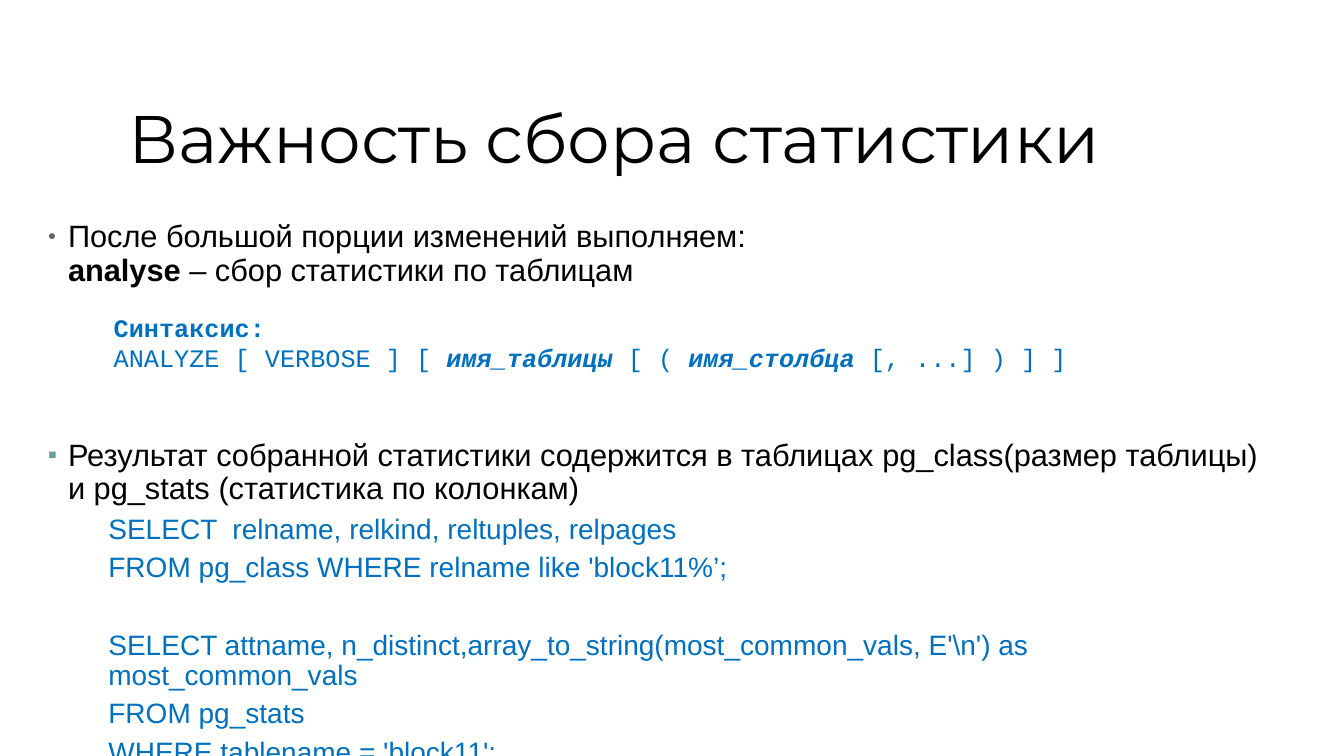
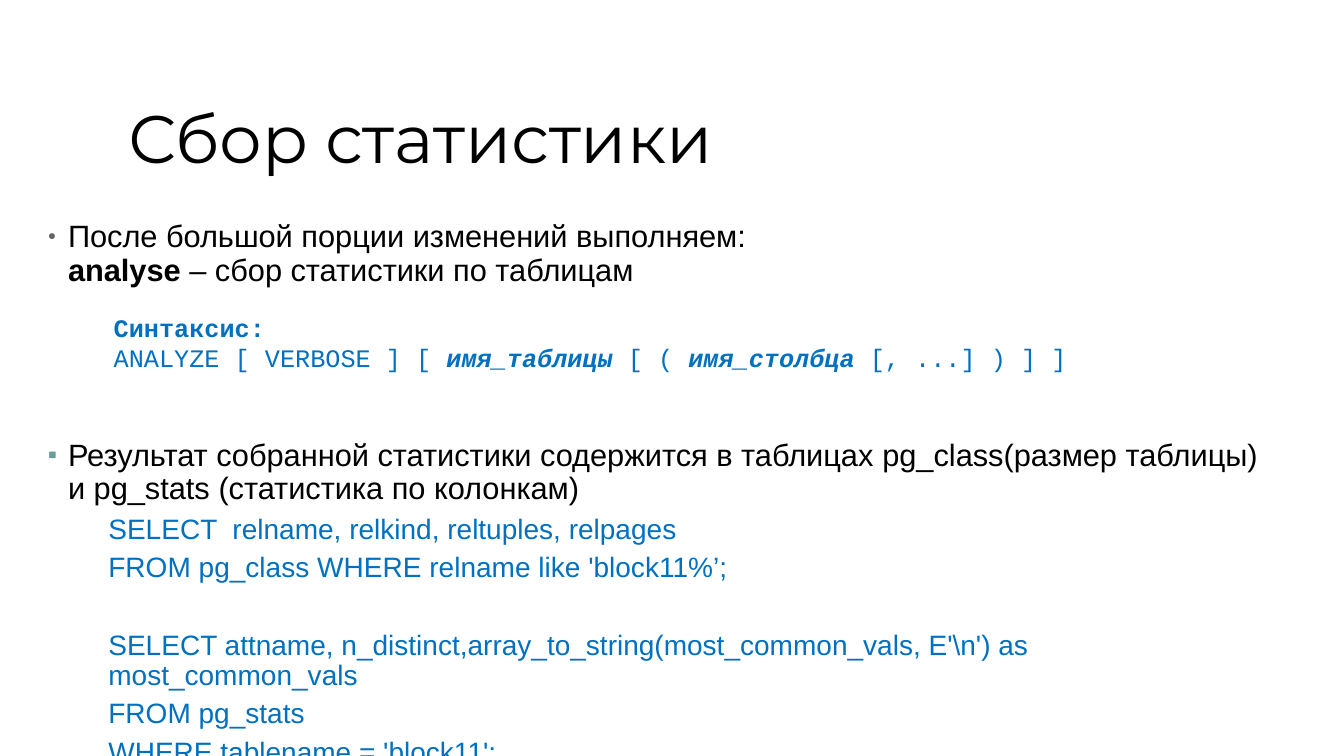
Before and after one commit to Minastirise/workshop_sql_optimization, a slide deck: slide 12 of presentation/Workshop.pptx (slide 10 before the commit). Drawn at 1344x756 pixels with LibreOffice and Linux fonts; fonts in the diff are those of the drawing; background and template pictures are left out. Boxes give left, top, right and bottom in pixels: in the first picture for what was removed or moved away, otherwise in the second. Text is boxed around its words. In the diff, an @@ line names an element or a change of style, - is before the commit and + after.

```diff
--- a/presentation/Workshop.pptx
+++ b/presentation/Workshop.pptx
@@ title at [128,112,713,176]: text changed @@
-Важность сбора статистики
+Сбор статистики
```
Also in this commit, not shown: 4 other slides changed, 4 slides added.
